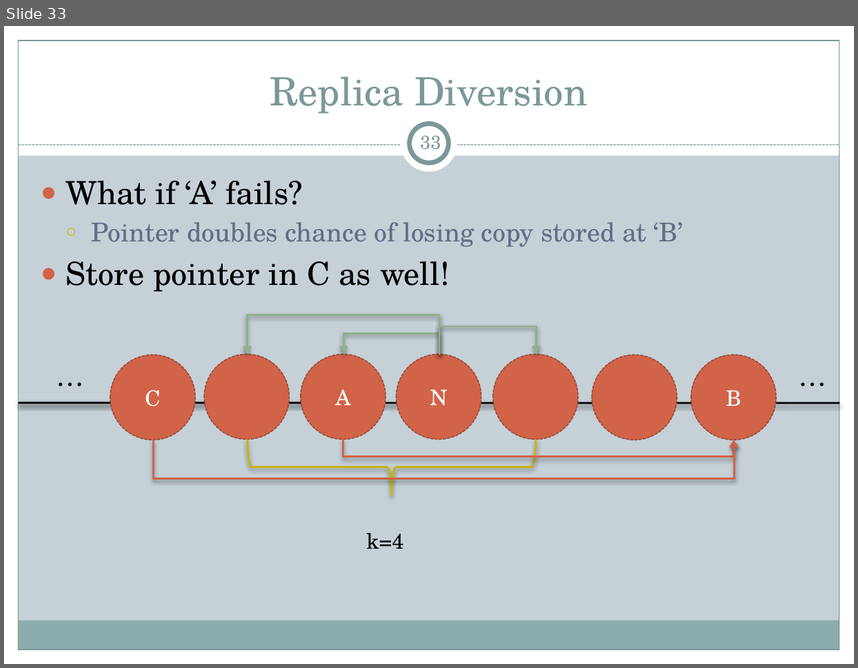
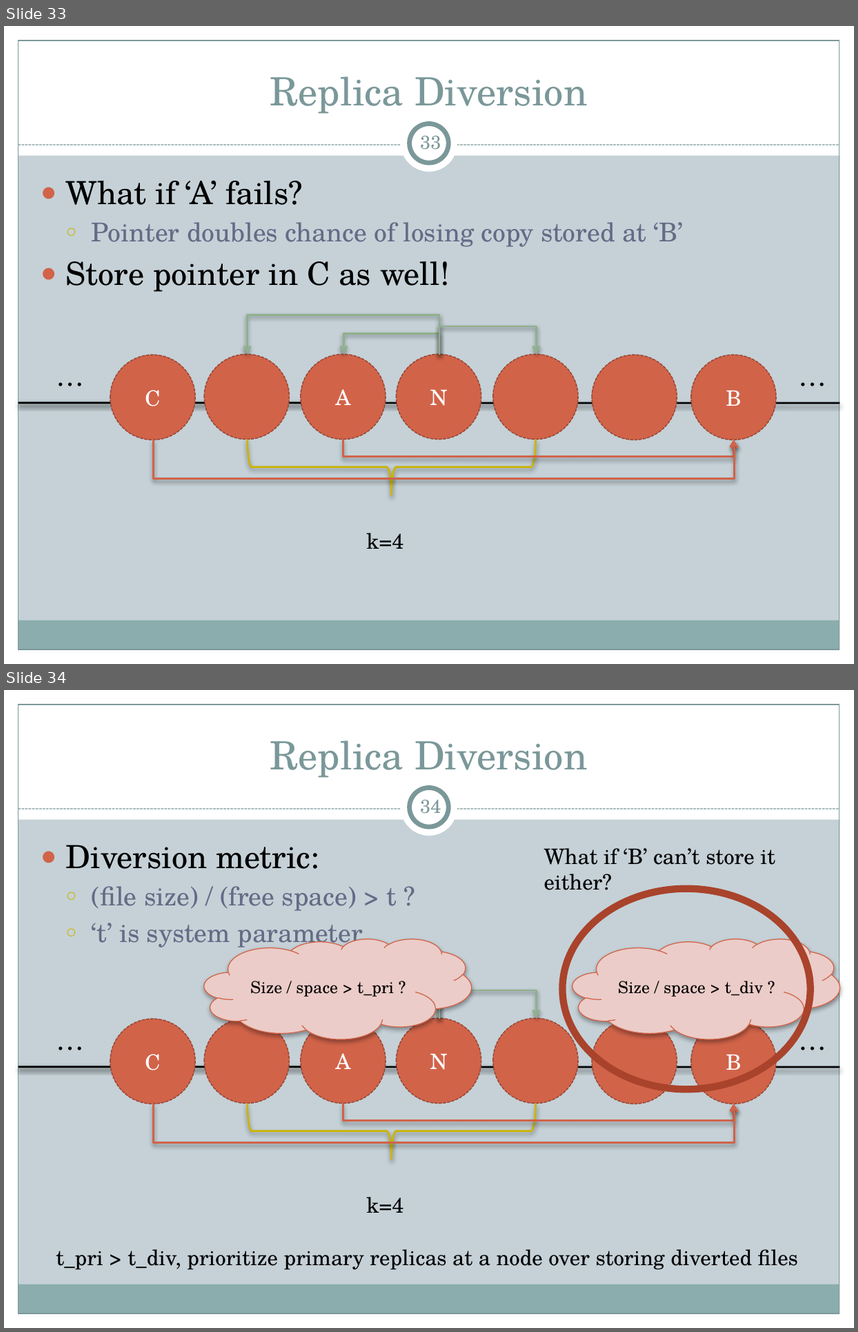
Before and after one commit to cs525-koala/documents, a slide deck: p2p/P2P Apps.pptx. Shown one above the other, each under a label of ours: slide 33 before the commit, slides 33 and 34 after it. The pictures are 858x668 and 858x1332 pixels, drawn with LibreOffice and Linux fonts; fonts in the diff are those of the drawing. Boxes give left, top, right and bottom in pixels: in the first picture for what was removed or moved away, otherwise in the second. Text is boxed around its words. In the diff, an @@ line names an element or a change of style, - is before the commit and + after.

Commit message:
presentation: replica diversion done, file diversion done?

```diff
--- a/p2p/P2P Apps.pptx
+++ b/p2p/P2P Apps.pptx
@@ slide 34 added at <box>4,690,854,1328</box>, background #C5D1D7; not listed: 9 template elements that a slide beside it also shows @@
@@ title added at <box>270,740,587,778</box>, 33 pt, text #7C999A @@
+Replica Diversion
@@ page number added at <box>420,800,441,814</box>, 16 pt, text #7C999A @@
+34
@@ text added at <box>66,845,397,949</box>, 22 pt, text #646B86 @@
+● Diversion metric:
+  ○ (file size) / (free space) > t ?
+  ○ ‘t’ is system parameter
@@ text added at <box>544,848,775,890</box>, 18 pt, text #000000 @@
+What if ‘B’ can’t store it either?
@@ ellipse added at <box>562,889,811,1090</box>, outline #A9432B 6 pt @@
@@ cloud added at <box>205,938,472,1038</box>, fill #ECCCC9, outline #D16349 0.75 pt, 14 pt, text #000000 @@
+Size / space > t_pri ?
@@ cloud added at <box>573,938,840,1038</box>, fill #ECCCC9, outline #D16349 0.75 pt, 14 pt, text #000000 @@
+Size / space > t_div ?
@@ elbow arrow added from (439, 1019) to (247, 1017), #8FB08C 1.57 pt @@
@@ elbow arrow added from (439, 1019) to (344, 1017), #8FB08C 1.57 pt @@
@@ elbow arrow added from (439, 1019) to (536, 1017), #8FB08C 1.57 pt @@
@@ text added at <box>47,1017,87,1060</box>, 24 pt, text #000000 @@
+…
@@ ellipse added at <box>110,1019,195,1104</box>, fill #D16349, outline #9B4936 0.9 pt dashed, 18 pt, text #FFFFFF @@
+C
@@ ellipse added at <box>205,1018,290,1103</box>, fill #D16349, outline #9B4936 0.9 pt dashed @@
@@ ellipse added at <box>301,1018,386,1103</box>, fill #D16349, outline #9B4936 0.9 pt dashed, 18 pt, text #FFFFFF @@
+A
@@ ellipse added at <box>396,1018,481,1103</box>, fill #D16349, outline #9B4936 0.9 pt dashed, 18 pt, text #FFFFFF @@
+N
@@ ellipse added at <box>493,1018,578,1103</box>, fill #D16349, outline #9B4936 0.9 pt dashed @@
@@ ellipse added at <box>593,1019,677,1104</box>, fill #D16349, outline #9B4936 0.9 pt dashed @@
@@ ellipse added at <box>691,1019,776,1104</box>, fill #D16349, outline #9B4936 0.9 pt dashed, 18 pt, text #FFFFFF @@
+B
@@ text added at <box>791,1017,831,1060</box>, 24 pt, text #000000 @@
+…
@@ line added from (840, 1067) to (18, 1067), #000000 1.57 pt @@
@@ elbow arrow added from (154, 1103) to (734, 1104), #D16349 1.57 pt @@
@@ left brace added at <box>247,1103,535,1159</box>, outline #CCB400 1.57 pt @@
@@ elbow arrow added from (343, 1103) to (733, 1104), #D16349 1.57 pt @@
@@ text added at <box>366,1196,404,1212</box>, 18 pt, text #000000 @@
+k=4
@@ text added at <box>56,1249,798,1270</box>, 18 pt, text #000000 @@
+t_pri > t_div, prioritize primary replicas at a node over storing diverted files
```
Also in this commit, not shown: 1 other slide added.
